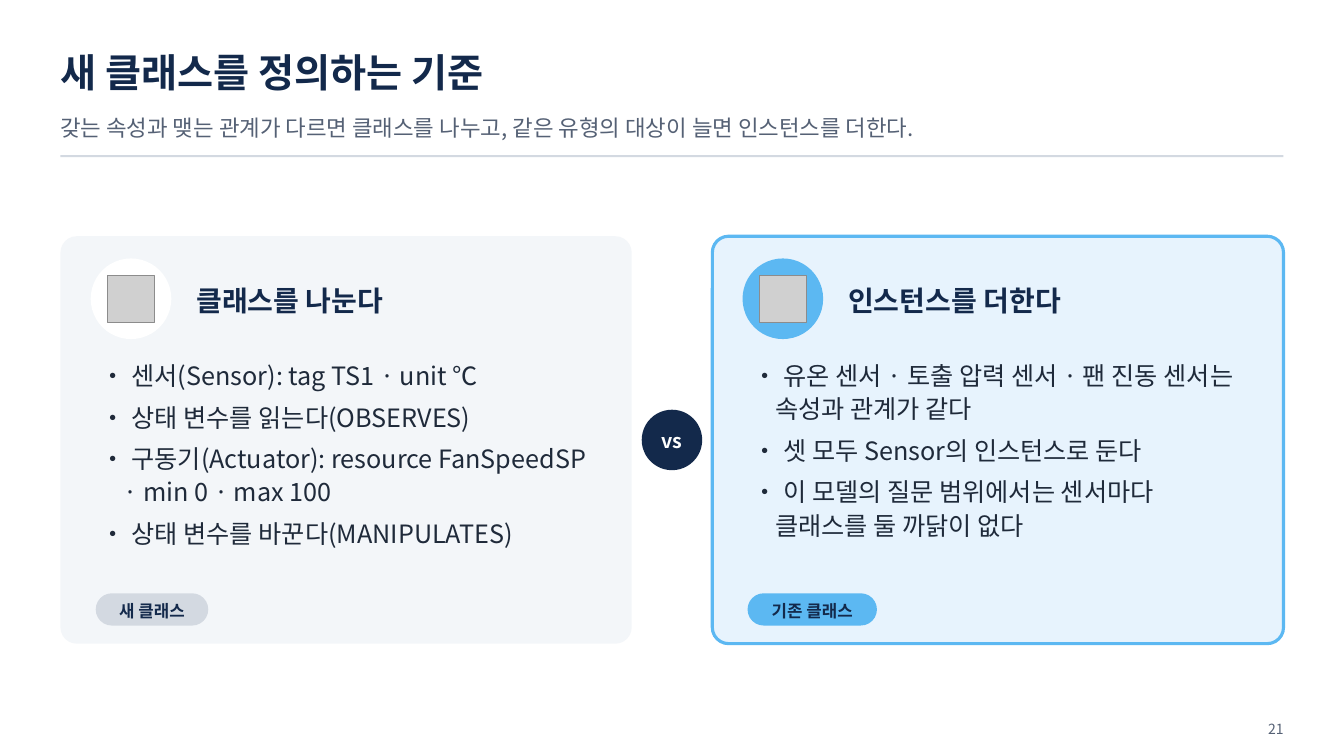
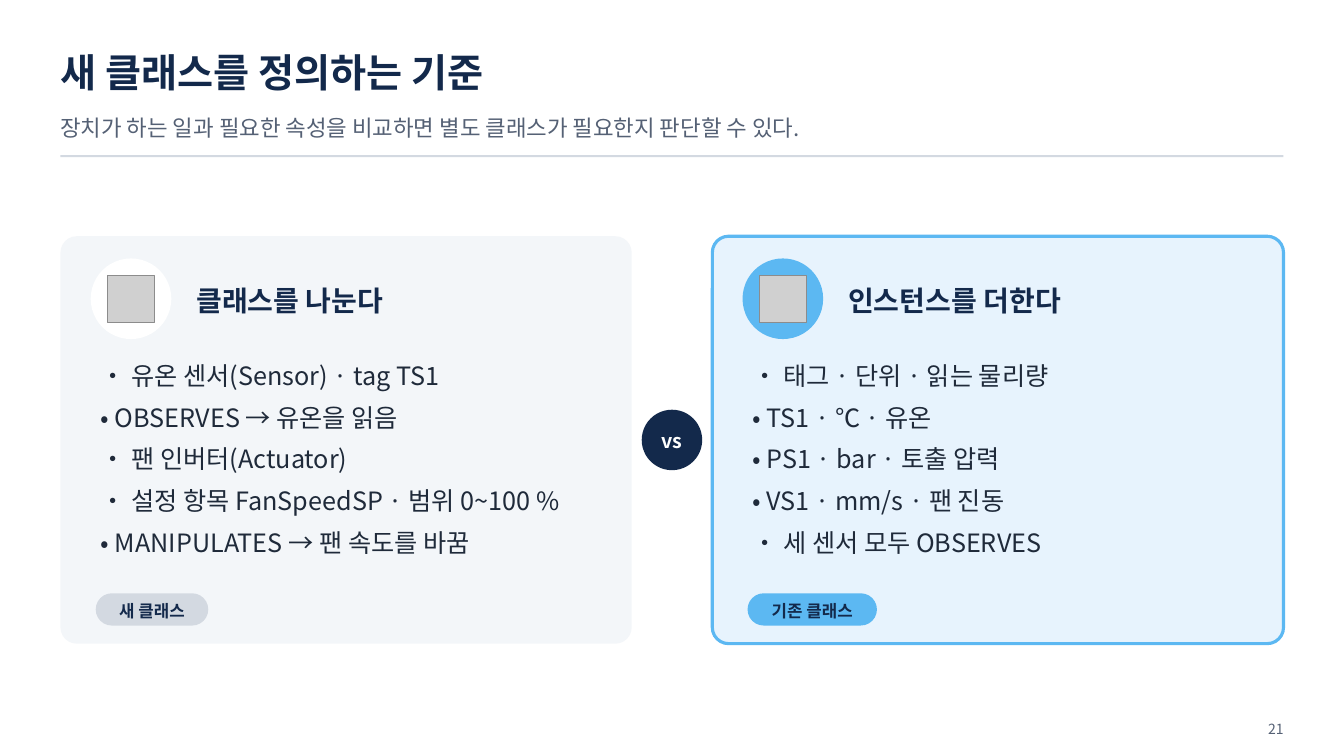
Before and after one commit to uengine-oss/hyd-iot-edu, a slide deck: slide 21 of workspace/강의제작/산출물/통합반/이론/02회차/통합반_02일차.pptx. Drawn at 1344x756 pixels with LibreOffice and Linux fonts; fonts in the diff are those of the drawing; grey boxes stand for pictures. Boxes give left, top, right and bottom in pixels: in the first picture for what was removed or moved away, otherwise in the second. Text is boxed around its words. In the diff, an @@ line names an element or a change of style, - is before the commit and + after.

Commit message:
통합반 온라인 2회차에서 상속·장치 유형·공급사별 견적을 화면으로 판별한다

```diff
--- a/workspace/강의제작/산출물/통합반/이론/02회차/통합반_02일차.pptx
+++ b/workspace/강의제작/산출물/통합반/이론/02회차/통합반_02일차.pptx
@@ text at box(60, 117, 800, 138): text changed @@
-갖는 속성과 맺는 관계가 다르면 클래스를 나누고, 같은 유형의 대상이 늘면 인스턴스를 더한다.
+장치가 하는 일과 필요한 속성을 비교하면 별도 클래스가 필요한지 판단할 수 있다.
@@ text at box(115, 364, 531, 554): text changed @@
-• 센서(Sensor): tag TS1 · unit ℃
-• 상태 변수를 읽는다(OBSERVES)
-• 구동기(Actuator): resource FanSpeedSP · min 0 · max 100
-• 상태 변수를 바꾼다(MANIPULATES)
+• 유온 센서(Sensor) · tag TS1
+• OBSERVES → 유온을 읽음
+• 팬 인버터(Actuator)
+• 설정 항목 FanSpeedSP · 범위 0~100 %
+• MANIPULATES → 팬 속도를 바꿈
@@ text at box(767, 364, 1049, 554): text changed @@
-• 유온 센서 · 토출 압력 센서 · 팬 진동 센서는 속성과 관계가 같다
-• 셋 모두 Sensor의 인스턴스로 둔다
-• 이 모델의 질문 범위에서는 센서마다 클래스를 둘 까닭이 없다
+• 태그 · 단위 · 읽는 물리량
+• TS1 · ℃ · 유온
+• PS1 · bar · 토출 압력
+• VS1 · mm/s · 팬 진동
+• 세 센서 모두 OBSERVES
```
Also in this commit, not shown: 3 other slides changed, 5 other files.
